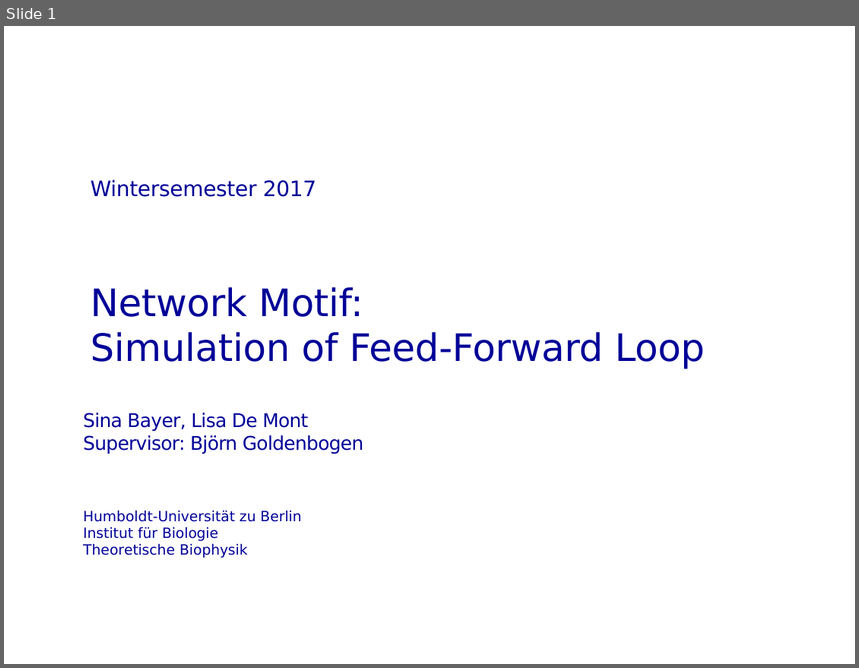
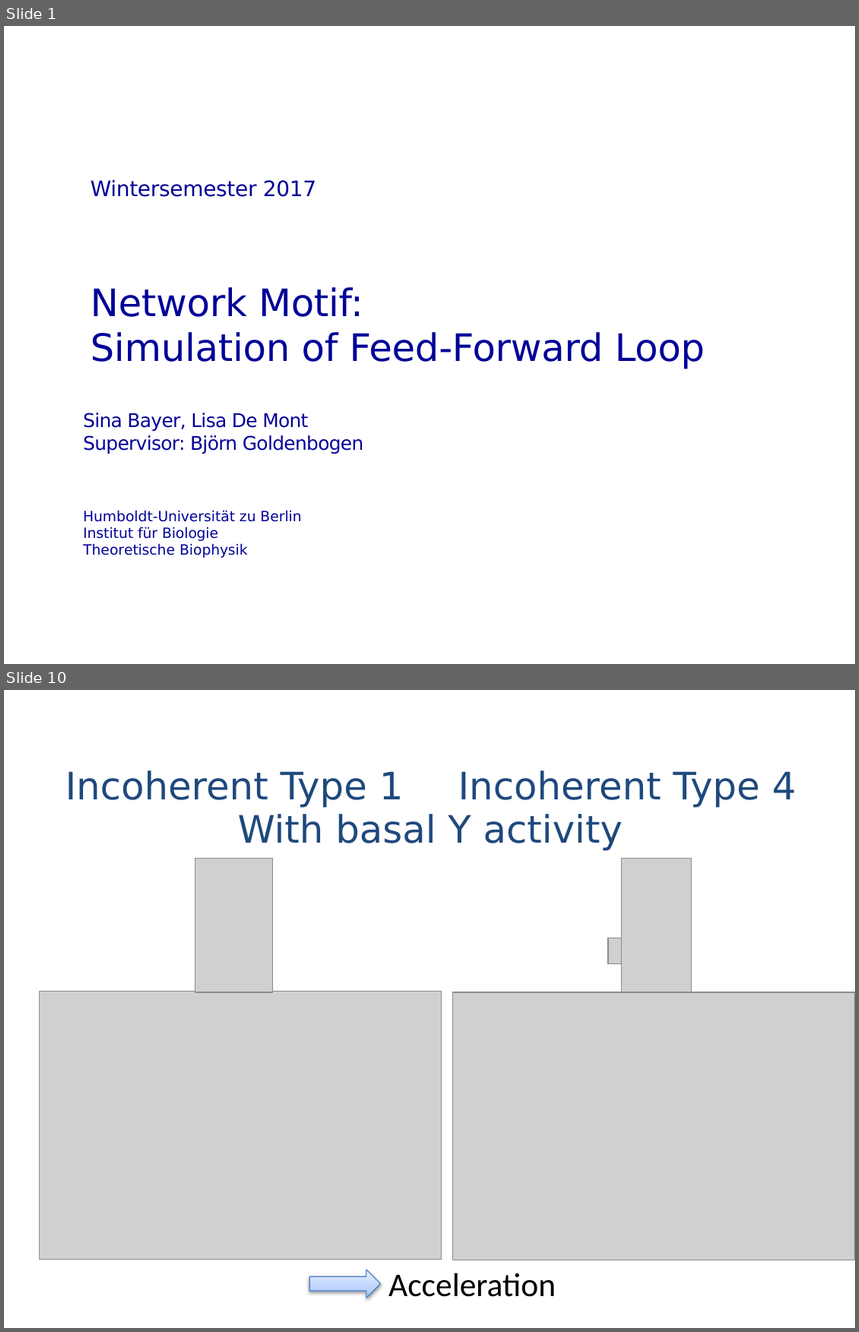
Before and after one commit to montelis/Feed-Forward-Loop, a slide deck: Feed Forward Loop Presentation.pptx. Shown one above the other, each under a label of ours: slide 1 before the commit, slides 1 and 10 after it; the slides between them are not shown. The pictures are 859x668 and 859x1332 pixels, drawn with LibreOffice and Linux fonts; fonts in the diff are those of the drawing; grey boxes stand for pictures; background and template pictures are left out. Boxes give left, top, right and bottom in pixels: in the first picture for what was removed or moved away, otherwise in the second. Text is boxed around its words. In the diff, an @@ line names an element or a change of style, - is before the commit and + after.

```diff
--- a/Feed Forward Loop Presentation.pptx
+++ b/Feed Forward Loop Presentation.pptx
@@ slide 10 added at box(4, 690, 855, 1328), background #FFFFFF @@
@@ title added at box(66, 771, 404, 808), 32 pt, text #1F497D @@
+Incoherent Type 1
@@ text added at box(458, 771, 797, 808), 32 pt, text #1F497D @@
+Incoherent Type 4
@@ text added at box(238, 814, 623, 851), 32 pt, text #1F497D @@
+With basal Y activity
@@ picture added at box(195, 859, 273, 992) @@
@@ picture added at box(621, 859, 691, 992) @@
@@ picture added at box(608, 939, 621, 964) @@
@@ picture added at box(40, 991, 442, 1259) @@
@@ picture added at box(453, 992, 855, 1260) @@
@@ right arrow added at box(310, 1270, 380, 1298), fill gradient #A4C4FF to #BFD4FF to #E6EEFF, outline #4B7EBC 0.75 pt @@
@@ text added at box(389, 1273, 556, 1297), 28 pt, text #000000 @@
+Acceleration
```
Also in this commit, not shown: 3 slides changed, 11 other slides added, 6 slides removed.
